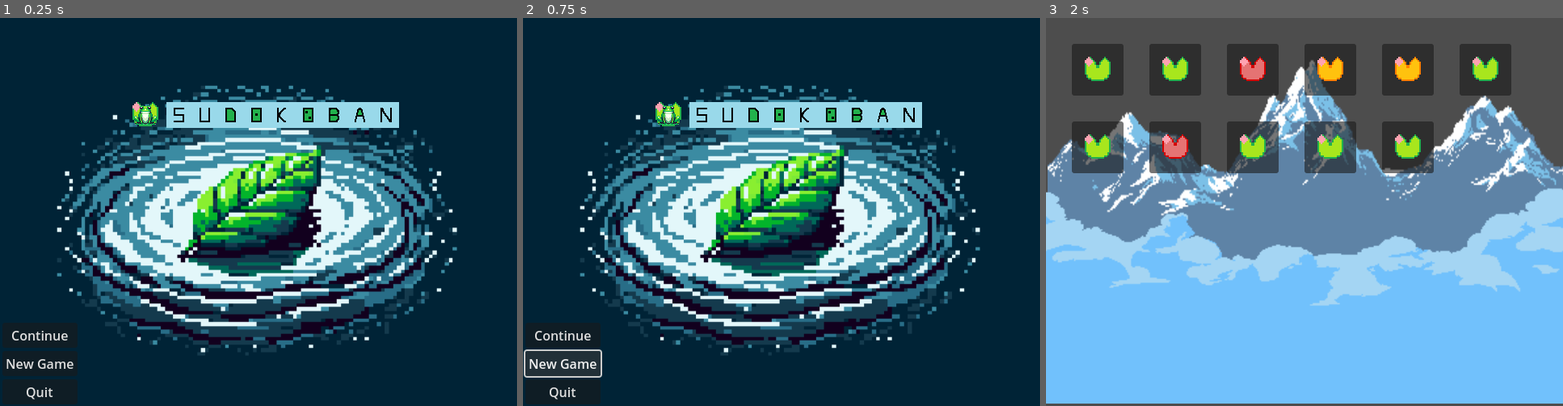
Above: before the commit, frames 1-3 (left to right).
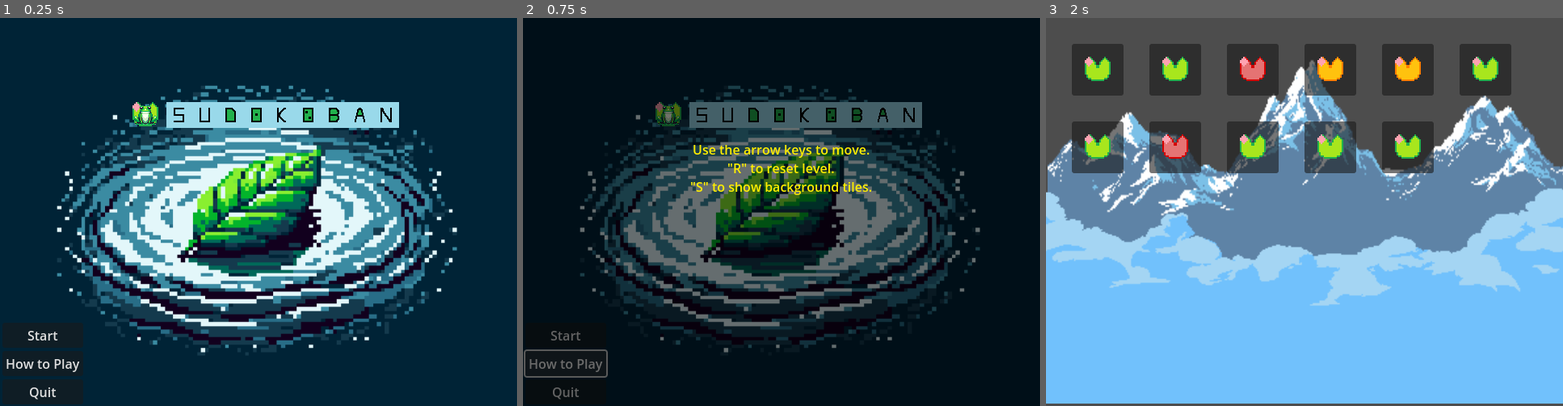
Above: after the commit, the same moments.

Repository: mrSun421/sudokoban
Game: Godot game, scene res://mainGame.tscn
Two runs of this game, one before a commit and one after it. Both use one fixed random seed, a clock stepped at 60 frames per second and the inputs below.
Inputs (mouse positions are in pixels of both pictures, inside the frame that each line leads up to):
- Up to frame 1 (0.25 s): no input
- Up to frame 2 (0.75 s): click (564, 363) at 0.5 s, where only the run after the commit has a clickable "How to Play"
- Up to frame 3 (2 s): click "Continue" (after the commit: "Start") at 1.25 s

The runs differ from the first frame. In frame 1, 0.4% of the frame differs, in the area x 1-16%, y 80-99%; in frame 2, 94%, in the area x 0-100%, y 0-100%; in frame 3, nothing differs.

Commit message:
added tutorial text

Diff:
--- a/menu/menu.gd
+++ b/menu/menu.gd
@@ -1,5 +1,7 @@
 extends Control
 
+
+@export var tutorialLayer: CanvasLayer
 
 # Called when the node enters the scene tree for the first time.
 func _ready() -> void:
@@ -7,7 +9,9 @@
 	pass # Replace with function body.
 # Called every frame. 'delta' is the elapsed time since the previous frame.
 func _process(delta: float) -> void:
-	pass
+	if tutorialLayer.visible and Input.is_anything_pressed():
+		tutorialLayer.visible = false
+
 
 func _on_NewGame_pressed():
 	pass
@@ -15,3 +19,5 @@
 	get_tree().change_scene_to_file("res://menu/level_select.tscn")
 func _on_quit_pressed() -> void:
 	get_tree().quit()
+func _on_how_to_play_pressed() -> void:
+	tutorialLayer.visible = !tutorialLayer.visible
--- a/menu/menu.tscn
+++ b/menu/menu.tscn
@@ -6,12 +6,13 @@
 [ext_resource type="Shader" path="res://menu/menu.gdshader" id="4_muok4"]
 [ext_resource type="Texture2D" uid="uid://dod3aov3j0nun" path="res://art_assets/sudokobanmenu.png" id="4_vfc0k"]
 [ext_resource type="Texture2D" uid="uid://dij0p1nj21bqk" path="res://art_assets/menubackground.png" id="6_vygon"]
+[ext_resource type="Texture2D" uid="uid://bws2n2c1rvjqj" path="res://art_assets/void.png" id="7_yopwf"]
 
 [sub_resource type="ShaderMaterial" id="ShaderMaterial_aes1h"]
 render_priority = 0
 shader = ExtResource("4_muok4")
 
-[node name="Menu" type="Control"]
+[node name="Menu" type="Control" node_paths=PackedStringArray("tutorialLayer")]
 layout_mode = 3
 anchors_preset = 15
 anchor_right = 1.0
@@ -19,6 +20,7 @@
 grow_horizontal = 2
 grow_vertical = 2
 script = ExtResource("1_e6cek")
+tutorialLayer = NodePath("TutorialLayer")
 
 [node name="VBoxContainer" type="VBoxContainer" parent="."]
 layout_mode = 0
@@ -27,14 +29,14 @@
 offset_right = 96.0
 offset_bottom = 478.0
 
-[node name="Continue" type="Button" parent="VBoxContainer"]
+[node name="Start" type="Button" parent="VBoxContainer"]
 material = SubResource("ShaderMaterial_aes1h")
 layout_mode = 2
-text = "Continue"
+text = "Start"
 
-[node name="NewGame" type="Button" parent="VBoxContainer"]
+[node name="How to Play" type="Button" parent="VBoxContainer"]
 layout_mode = 2
-text = "New Game"
+text = "How to Play"
 
 [node name="Quit" type="Button" parent="VBoxContainer"]
 layout_mode = 2
@@ -58,5 +60,35 @@
 scale = Vector2(1.07813, 1.34)
 texture = ExtResource("6_vygon")
 
-[connection signal="pressed" from="VBoxContainer/Continue" to="." method="_on_continue_pressed"]
+[node name="TutorialLayer" type="CanvasLayer" parent="."]
+visible = false
+
+[node name="Sprite2D" type="Sprite2D" parent="TutorialLayer"]
+modulate = Color(1, 1, 1, 0.556863)
+position = Vector2(320, 240)
+scale = Vector2(22, 17)
+texture = ExtResource("7_yopwf")
+
+[node name="TutorialText" type="RichTextLabel" parent="TutorialLayer"]
+modulate = Color(1, 0.933333, 0, 1)
+anchors_preset = 8
+anchor_left = 0.5
+anchor_top = 0.5
+anchor_right = 0.5
+anchor_bottom = 0.5
+offset_left = -224.0
+offset_top = -112.0
+offset_right = 224.0
+offset_bottom = 112.0
+grow_horizontal = 2
+grow_vertical = 2
+bbcode_enabled = true
+text = "[center]
+Use the arrow keys to move.
+\"R\" to reset level.
+\"S\" to show background tiles.
+[/center]"
+
+[connection signal="pressed" from="VBoxContainer/Start" to="." method="_on_continue_pressed"]
+[connection signal="pressed" from="VBoxContainer/How to Play" to="." method="_on_how_to_play_pressed"]
 [connection signal="pressed" from="VBoxContainer/Quit" to="." method="_on_quit_pressed"]
Not shown: 1 places in menu/menu.tscn that only renumber resources
